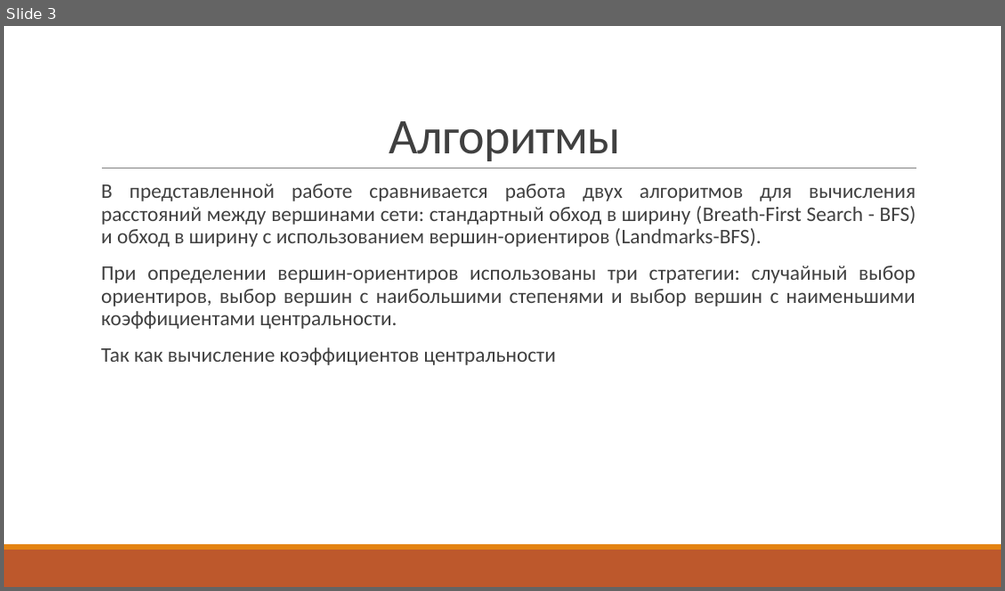
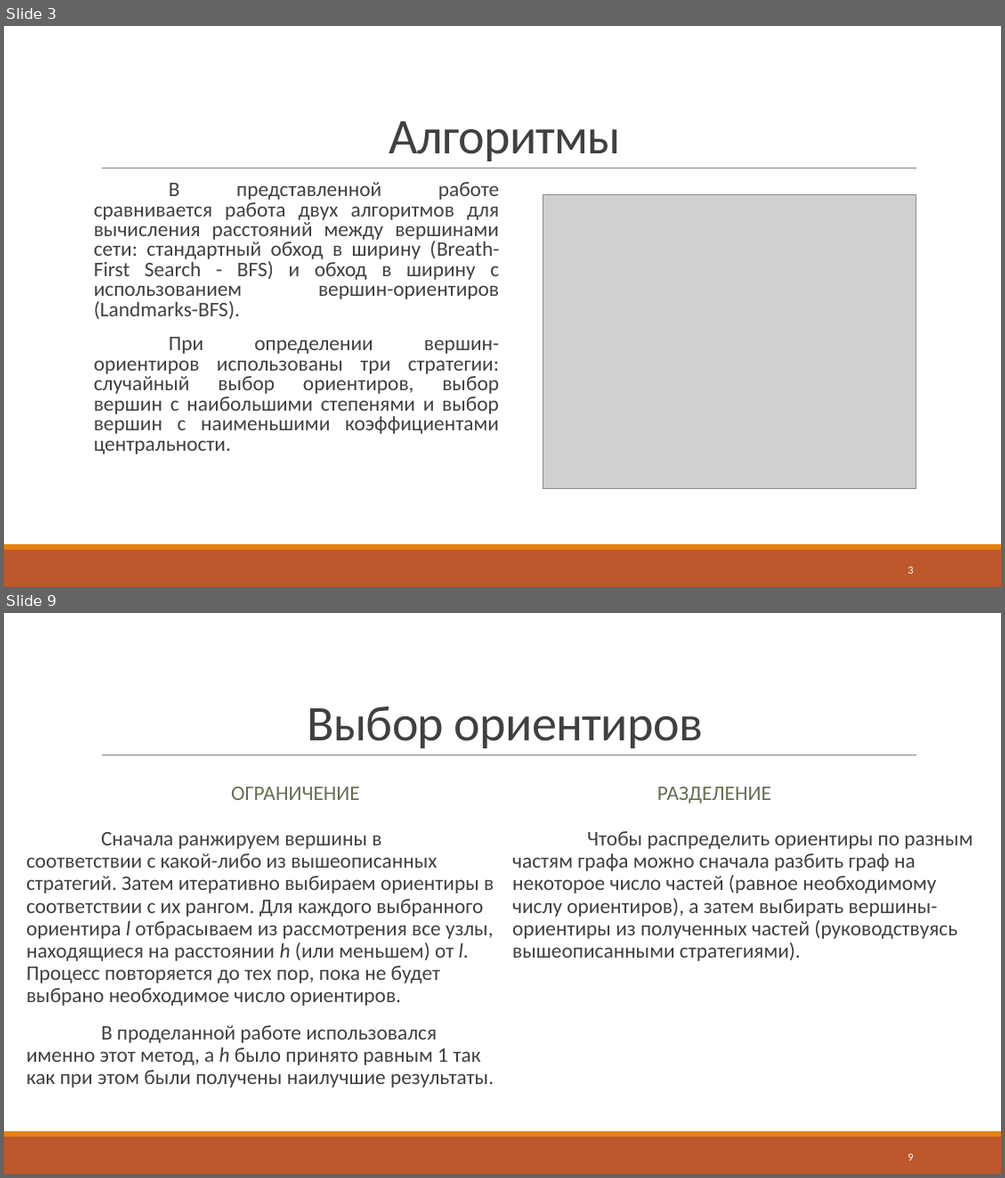
Before and after one commit to DaniilDDDDD/Student-life, a slide deck: 6семестр/Теория конечных графов/Отчёт по проекту.pptx. Shown one above the other, each under a label of ours: slide 3 before the commit, slides 3 and 9 after it; the slides between them are not shown. The pictures are 1005x591 and 1005x1178 pixels, drawn with LibreOffice and Linux fonts; fonts in the diff are those of the drawing; grey boxes stand for pictures. Boxes give left, top, right and bottom in pixels: in the first picture for what was removed or moved away, otherwise in the second. Text is boxed around its words. In the diff, an @@ line names an element or a change of style, - is before the commit and + after.

```diff
--- a/6семестр/Теория конечных графов/Отчёт по проекту.pptx
+++ b/6семестр/Теория конечных графов/Отчёт по проекту.pptx
@@ slide 9 added at [4, 613, 1001, 1174], background #FFFFFF; not listed: 3 template elements that a slide beside it also shows @@
@@ title added at [307, 706, 703, 748], 48 pt, text #404040 @@
+Выбор ориентиров
@@ text added at [231, 787, 360, 800], 20 pt, text #637052 @@
+ОГРАНИЧЕНИЕ
@@ text added at [657, 787, 771, 803], 20 pt, text #637052 @@
+РАЗДЕЛЕНИЕ
@@ text added at [26, 832, 494, 1087], 20 pt, text #404040 @@
+Сначала ранжируем вершины в соответствии с какой-либо из вышеописанных стратегий. Затем итеративно выбираем ориентиры в соответствии с их рангом. Для каждого выбранного ориентира l отбрасываем из рассмотрения все узлы, находящиеся на расстоянии h (или меньшем) от l. Процесс повторяется до тех пор, пока не будет выбрано необходимое число ориентиров.
+В проделанной работе использовался именно этот метод, а h было принято равным 1 так как при этом были получены наилучшие результаты.
@@ text added at [512, 831, 972, 961], 20 pt, text #404040 @@
+Чтобы распределить ориентиры по разным частям графа можно сначала разбить граф на некоторое число частей (равное необходимому числу ориентиров), а затем выбирать вершины-ориентиры из полученных частей (руководствуясь вышеописанными стратегиями).
@@ page number added at [907, 1153, 913, 1160], 10.5 pt, text #FFFFFF @@
+9
@@ slide 3 changed as well @@
@@ text "В представленной работе сравнивается работа ..." at [94, 182, 500, 454]: bullet   to none; line spacing 0.9 to 0.8 @@
@@ picture added at [543, 194, 916, 488] @@
@@ text at [101, 347, 556, 365]: paragraph removed @@
-  Так как вычисление коэффициентов центральности
@@ page number added at [907, 566, 913, 573], 10.5 pt, text #FFFFFF @@
+3
```
Also in this commit, not shown: 2 other slides changed, 6 other slides added, 17 other files.
